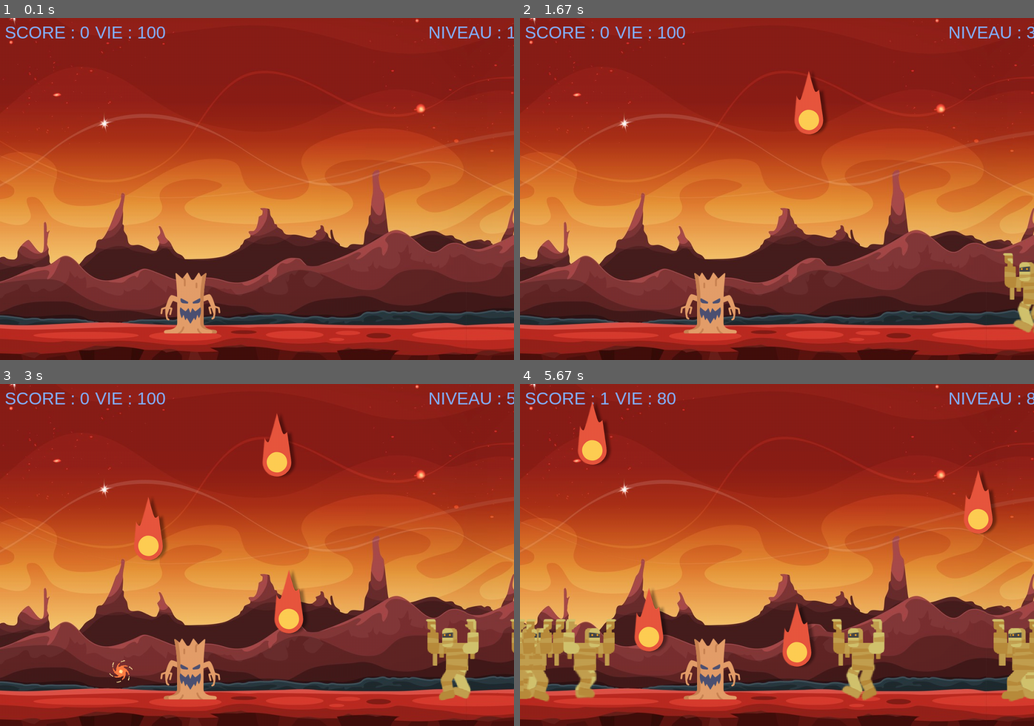
Above: before the commit, frames 1-4 (two rows, left to right).
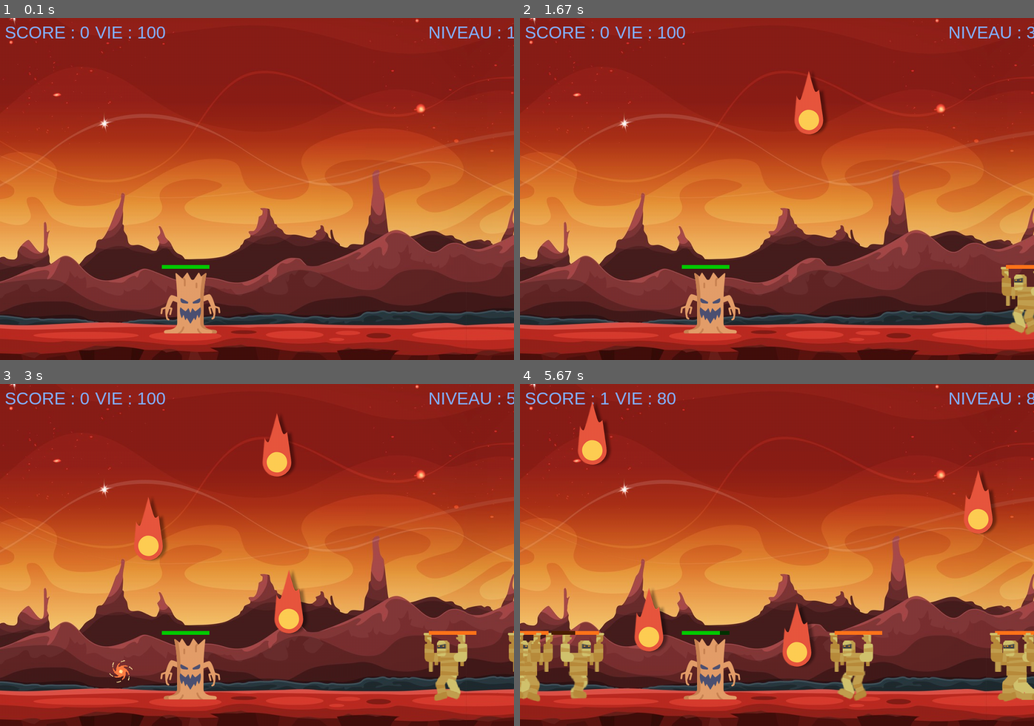
Above: after the commit, the same moments.

Repository: fsvoboda62/pygame2
Game: pygame game, started from main.py
Same seed, same stepped clock (60 frames per second), same inputs: the game is played once before the commit and once after it.
Inputs:
- Up to frame 1 (0.1 s): no input
- Up to frame 2 (1.67 s): tap E at 0.33, 1.65 s; hold Up 0.67-1.13 s; hold Down 1.17-1.47 s; hold Up from 1.5 s (still down)
- Up to frame 3 (3 s): release Up at 1.87 s; hold Down 1.9-2.27 s; hold Up 2.3-2.6 s; hold Down 2.63-2.93 s; tap E at 2.78 s; hold Up from 2.97 s (still down)
- Up to frame 4 (5.67 s): release Up at 3.33 s; hold Down 3.37-3.73 s; hold Up 3.77-4.07 s; tap E at 3.92, 4.98 s; hold Down 4.1-4.4 s; hold Up 4.43-4.8 s; hold Down 4.83-5.2 s; hold Up 5.23-5.53 s; hold Down from 5.57 s (still down)

The runs differ from the first frame. In frame 1, 0.1% of the frame differs, in the area x 31-41%, y 72-74%; in frame 2, 0.9%; in frame 3, 1.5%; in frame 4, 4.5%, in the area x 0-100%, y 68-93%.

Commit message:
Ajout son et barre vie

Diff:
--- a/game.py
+++ b/game.py
@@ -8,6 +8,7 @@
 
     def __init__(self,screen):
         #ajout d'un joueur
+        self.screen = screen
         self.player = Player(self)
         self.all_players = pygame.sprite.Group()
         self.all_players.add(self.player)
@@ -17,7 +18,7 @@
         self.running = True
         self.point = 0
         self.sound_Game_Over = pygame.mixer.Sound("assets/sounds/game_over.ogg")
-        self.screen = screen
+
         self.niveau = 1
         self.mode = 1
 
--- a/main.py
+++ b/main.py
@@ -93,6 +93,8 @@
     game.all_monsters.draw(screen)
     game.all_meteorites.draw(screen)
 
+
+
     #mise a jour de l'ecran
     pygame.display.flip()
 
--- a/monster.py
+++ b/monster.py
@@ -7,16 +7,20 @@
 
     def __init__(self,game,type_monster):
         super().__init__()
-        self.health = 25
+        pygame.mixer.music.load("assets/sounds/mummy-2.ogg")
+        pygame.mixer.music.play()
+        self.health = 100
+        self.max_health = 100
         self.attack = 10
         self.velocity = randint(1,4)
         self.marche=1
+        self.scale = 150
         self.image = pygame.image.load(f"assets/mummy.png")
-        self.image = pygame.transform.scale(self.image,(180,180))
+        self.image = pygame.transform.scale(self.image,(self.scale,self.scale))
         self.images = []
         self.rect = self.image.get_rect()
         #self.rect.x = 1080
-        self.rect.y = 490
+        self.rect.y = 520
         self.x_max = 1080
         self.x_min = -200
         self.game = game
@@ -27,6 +31,10 @@
             self.rect.x = self.x_min
             self.image = pygame.transform.flip(self.image, True, False)
         self.set_images()
+
+    def barprogress(self):
+        self.image.fill(pygame.Color(255, 117, 26), rect= [40,0,self.health,8])
+        self.image.fill(pygame.Color(77, 31, 0), rect= [40+self.health,0,self.max_health-self.health,8])
 
     def set_images(self):
         for i in range(1,25):
@@ -51,7 +59,8 @@
             if self.marche == 24:
                 self.marche = 0
             self.image = self.images[self.marche]
-            self.image = pygame.transform.scale(self.image,(180,180))
+            self.image = pygame.transform.scale(self.image,(self.scale,self.scale))
+            self.barprogress()
 
             if self.type_monster == 1:
                 self.rect.x -= self.velocity
--- a/player.py
+++ b/player.py
@@ -3,6 +3,8 @@
 
 #class du joueur
 class Player(pygame.sprite.Sprite):
+
+
 
     def __init__(self,game):
         super().__init__()
@@ -21,13 +23,18 @@
         self.x_min = 5
         self.all_projectiles = pygame.sprite.Group()
         self.game=game
+        self.barprogress()
+
+    def barprogress(self):
+        self.image.fill(pygame.Color(0, 204, 0), rect= [40,20,self.health,8])
+        self.image.fill(pygame.Color(0, 51, 0), rect= [40+self.health,20,self.max_health-self.health,8])
 
 
     def set_images(self):
         for i in range(1,25):
-            self.images.append(pygame.image.load(f"assets/player/player{i}.png"))
+            self.images.append(pygame.image.load(f"assets/player/player{i}.png").convert_alpha())
 
-    def init_image(self,flip : "retourner l'image - True image retournée sinon False") -> pygame.image: # une image de pygame
+    def init_image(self,flip : "retourner l'image - True image retournée sinon False") : # une image de pygame
         image = pygame.image.load("assets/player/player1.png")
         if flip:
             image = pygame.transform.flip(image, True, False)
@@ -60,6 +67,7 @@
             self.image = self.init_image(False)
             if type == 2:
                 self.image = pygame.transform.flip(self.image, True, False)
+            self.barprogress()
             self.all_projectiles.add(Projectile(self,type))
 
     def move_right(self):
@@ -67,9 +75,11 @@
         if not self.game.check_collision(self,self.game.all_monsters):
             if self.rect.x<=self.x_max:
                 self.rect.x += self.velocity
+        self.barprogress()
 
     def move_left(self):
         self.image = self.init_image(True)
 #        if not self.game.check_collision(self,self.game.all_monsters):
         if self.rect.x>=self.x_min:
             self.rect.x -= self.velocity
+        self.barprogress()
--- a/projectile.py
+++ b/projectile.py
@@ -8,7 +8,7 @@
         pygame.mixer.music.load("assets/sounds/tir.ogg")
         pygame.mixer.music.play()
         self.velocity = 12
-        self.attack = 5
+        self.attack = 25
         self.image = pygame.image.load("assets/projectile.png")
         self.image = pygame.transform.scale(self.image,(50,50))
         self.image_origin = self.image
Not shown, added: assets/sounds/mummy-2.ogg
Not shown, added: assets/sounds/mummy.ogg
